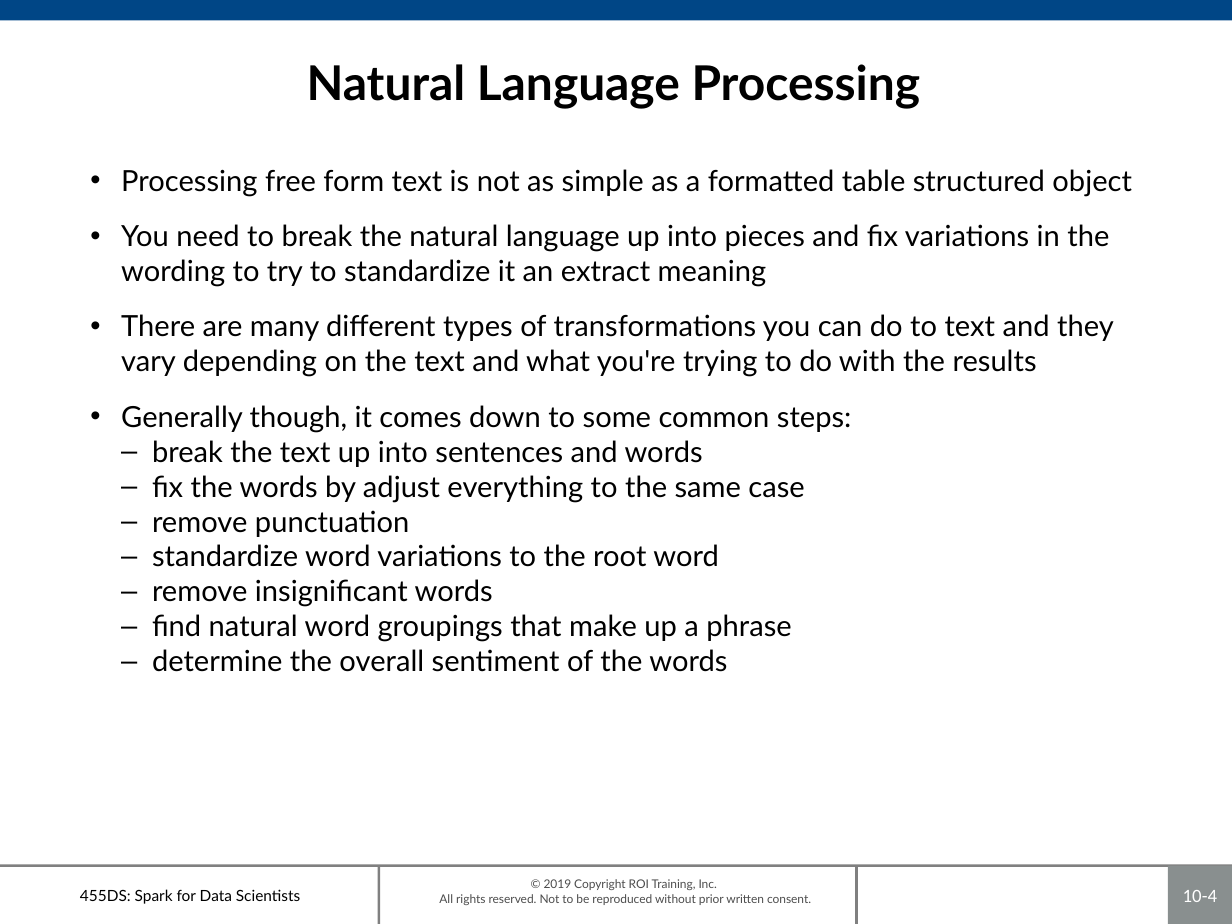
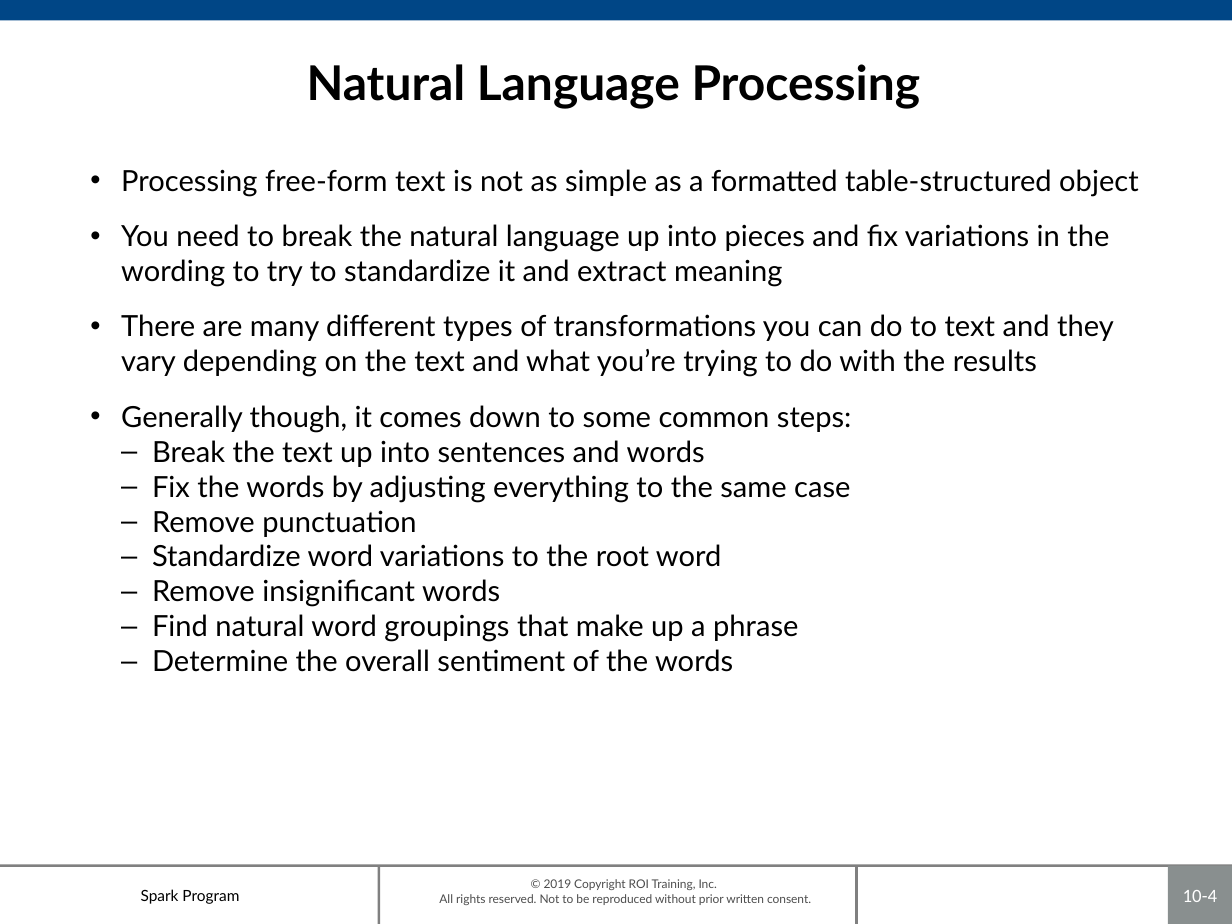
Before and after one commit to roitraining/SparkProgram, a slide deck: slide 4 of Day8/Ch10_NaturalLanguage.pptx. Drawn at 1232x924 pixels with LibreOffice and Linux fonts; fonts in the diff are those of the drawing; background and template pictures are left out. Boxes give left, top, right and bottom in pixels: in the first picture for what was removed or moved away, otherwise in the second. Text is boxed around its words. In the diff, an @@ line names an element or a change of style, - is before the commit and + after.

```diff
--- a/Day8/Ch10_NaturalLanguage.pptx
+++ b/Day8/Ch10_NaturalLanguage.pptx
@@ text at box(121, 169, 1139, 377): text changed @@
-• Processing free form text is not as simple as a formatted table structured object
-• You need to break the natural language up into pieces and fix variations in the wording to try to standardize it an extract meaning
-• There are many different types of transformations you can do to text and they vary depending on the text and what you're trying to do with the results
+• Processing free-form text is not as simple as a formatted table-structured object
+• You need to break the natural language up into pieces and fix variations in the wording to try to standardize it and extract meaning
+• There are many different types of transformations you can do to text and they vary depending on the text and what you’re trying to do with the results
@@ text at box(152, 440, 850, 672): text changed @@
-  – break the text up into sentences and words
-  – fix the words by adjust everything to the same case
-  – remove punctuation
-  – standardize word variations to the root word
-  – remove insignificant words
-  – find natural word groupings that make up a phrase
-  – determine the overall sentiment of the words
+  – Break the text up into sentences and words
+  – Fix the words by adjusting everything to the same case
+  – Remove punctuation
+  – Standardize word variations to the root word
+  – Remove insignificant words
+  – Find natural word groupings that make up a phrase
+  – Determine the overall sentiment of the words
@@ text at box(141, 889, 239, 904): text changed @@
-455DS: Spark for Data Scientists
+Spark Program
```
Also in this commit, not shown: 13 other slides changed, 3 other files.
